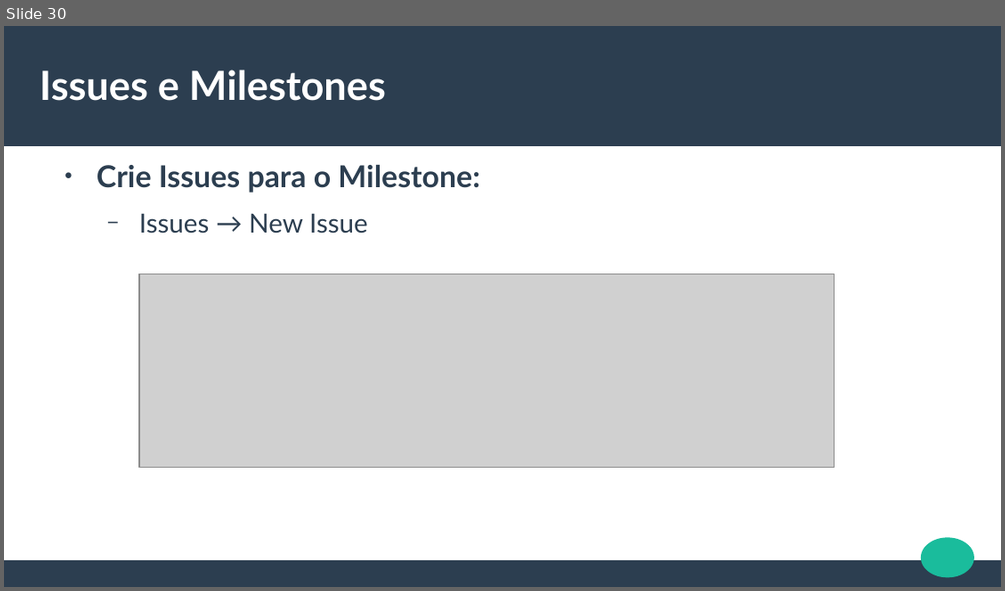
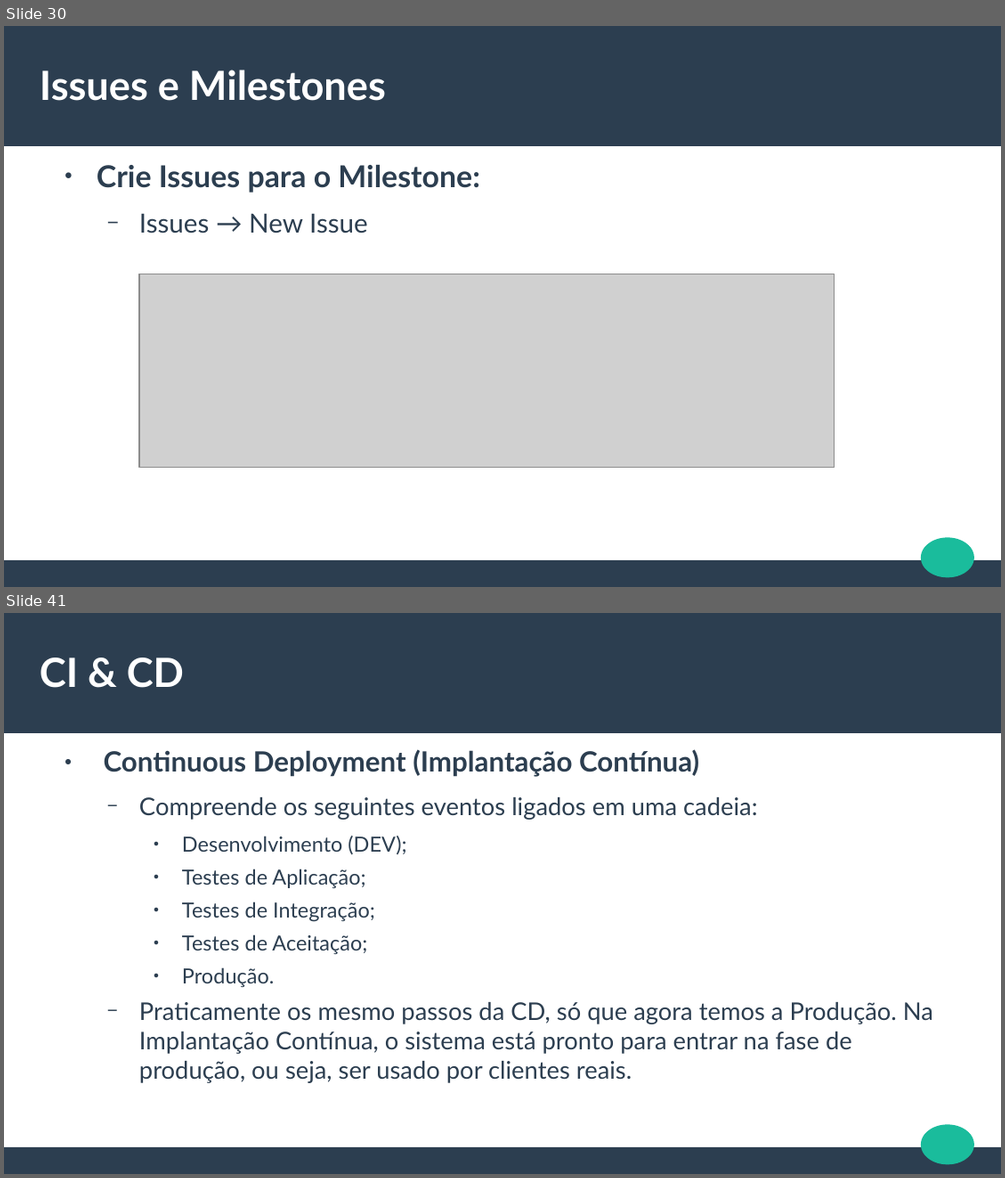
Before and after one commit to jeffersoncarvalho/aps-2020_2, a slide deck: SLIDES/ODP/3NA-EXTRA-GitLab.odp. Shown one above the other, each under a label of ours: slide 30 before the commit, slides 30 and 41 after it; the slides between them are not shown. The pictures are 1005x591 and 1005x1178 pixels, drawn with LibreOffice and Linux fonts; fonts in the diff are those of the drawing; grey boxes stand for pictures. Boxes give left, top, right and bottom in pixels: in the first picture for what was removed or moved away, otherwise in the second. Text is boxed around its words. In the diff, an @@ line names an element or a change of style, - is before the commit and + after.

```diff
--- a/SLIDES/ODP/3NA-EXTRA-GitLab.odp
+++ b/SLIDES/ODP/3NA-EXTRA-GitLab.odp
@@ slide 41 added at <box>4,613,1001,1174</box>, background #FFFFFF; not listed: 3 template elements that a slide beside it also shows @@
@@ title added at <box>40,657,184,688</box>, 32 pt, text #FFFFFF, bold @@
+CI & CD
@@ text added at <box>104,749,933,1083</box>, 19.4 pt, text #2C3E50 @@
+● Continuous Deployment (Implantação Contínua)
+  − Compreende os seguintes eventos ligados em uma cadeia:
+    ● Desenvolvimento (DEV);
+    ● Testes de Aplicação;
+    ● Testes de Integração;
+    ● Testes de Aceitação;
+    ● Produção.
+  − Praticamente os mesmo passos da CD, só que agora temos a Produção. Na Implantação Contínua, o sistema está pronto para entrar na fase de produção, ou seja, ser usado por clientes reais.
```
Also in this commit, not shown: 6 slides changed, 14 other slides added, 1 slide removed, 1 other file.
